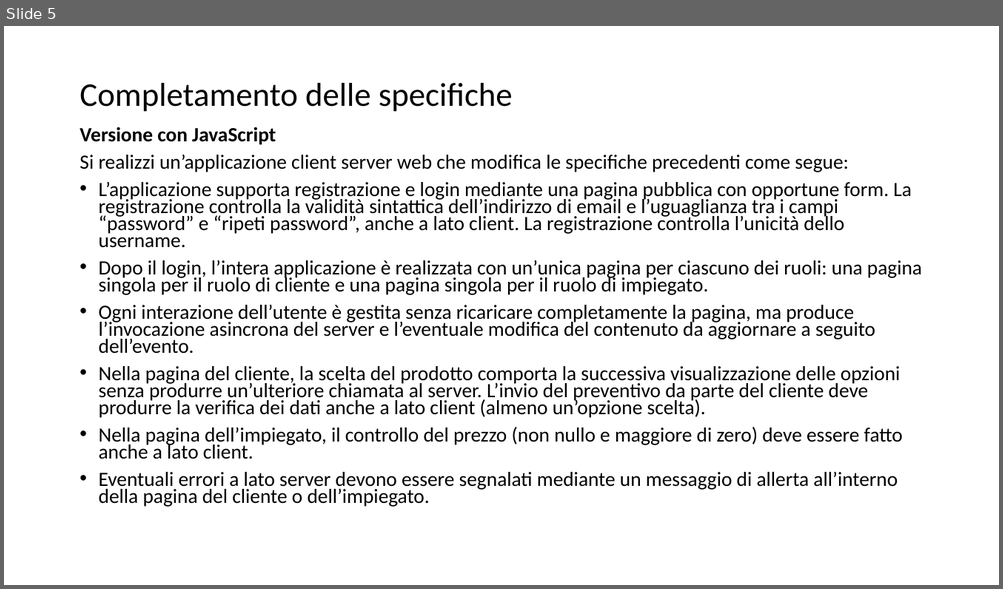
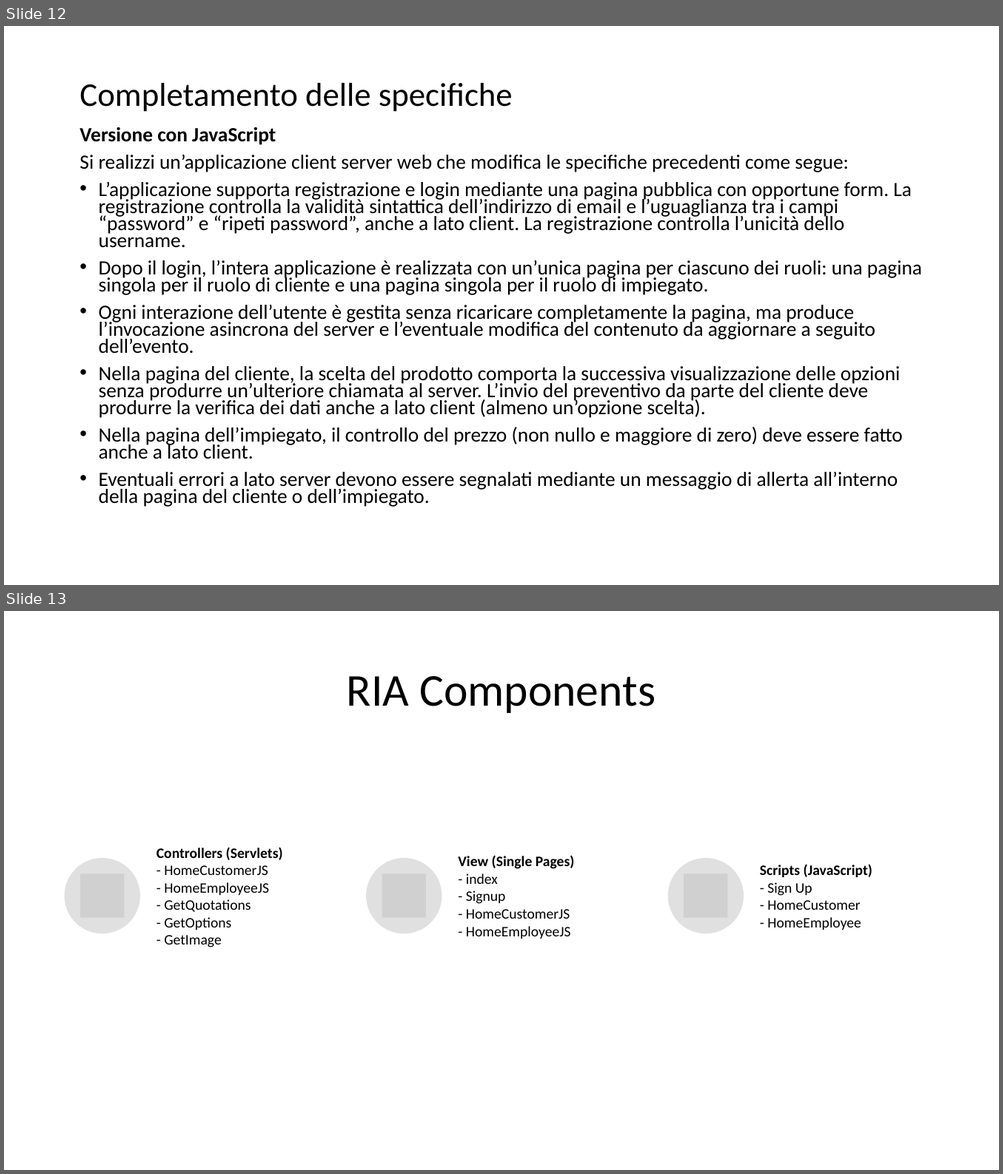
Before and after one commit to riccardopaltrinieri/Quotations-Web-App, a slide deck: Gestione Preventivi.pptx. Shown one above the other, each under a label of ours: slide 5 before the commit, slides 12 and 13 after it. The pictures are 1003x589 and 1003x1174 pixels, drawn with LibreOffice and Linux fonts; fonts in the diff are those of the drawing; grey boxes stand for pictures. Boxes give left, top, right and bottom in pixels: in the first picture for what was removed or moved away, otherwise in the second. Text is boxed around its words. In the diff, an @@ line names an element or a change of style, - is before the commit and + after.

```diff
--- a/Gestione Preventivi.pptx
+++ b/Gestione Preventivi.pptx
@@ slide 13 added at box(4, 611, 999, 1170), background #FFFFFF @@
@@ title added at box(347, 676, 655, 713), 44 pt, text #000000 @@
+RIA Components
@@ group added at box(65, 847, 872, 948): 3 ellipses, 3 pictures, 3 texts @@
+Controllers (Servlets)
+- HomeCustomerJS
+- HomeEmployeeJS
+- GetQuotations
+- GetOptions
+- GetImage
+View (Single Pages)
+- index
+- Signup
+- HomeCustomerJS
+- HomeEmployeeJS
+Scripts (JavaScript)
+- Sign Up
+- HomeCustomer
+- HomeEmployee
@@ what was slide 5 is now slide 12 @@
```
Also in this commit, not shown: 4 slides changed, 7 other slides added, 16 other files.
